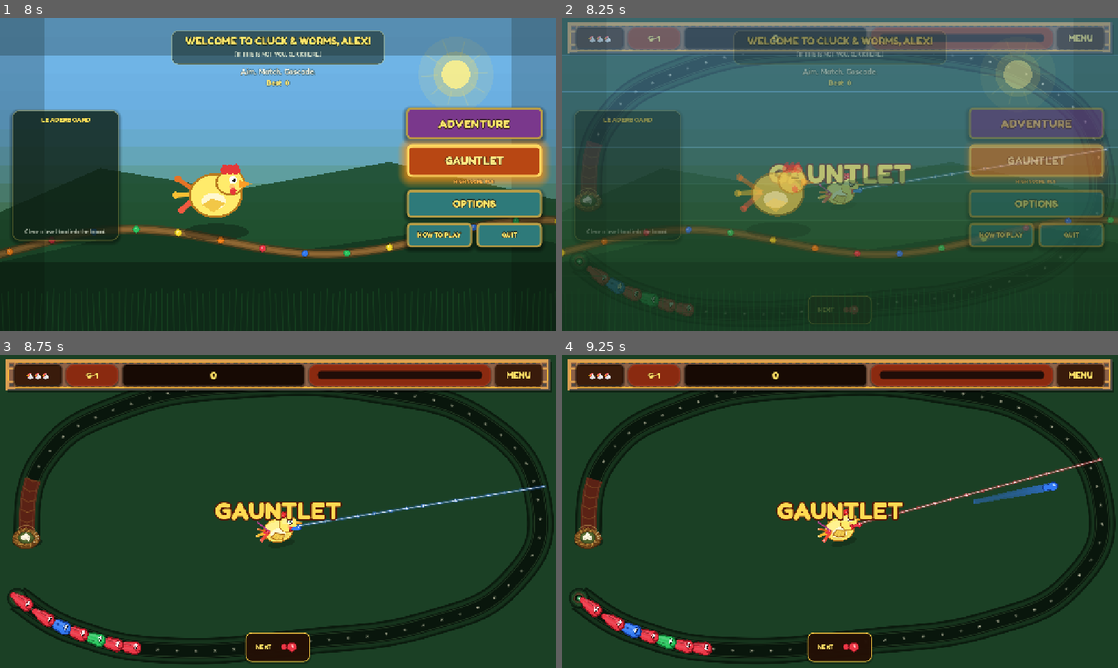
Above: before the commit, frames 1-4 (two rows, left to right).
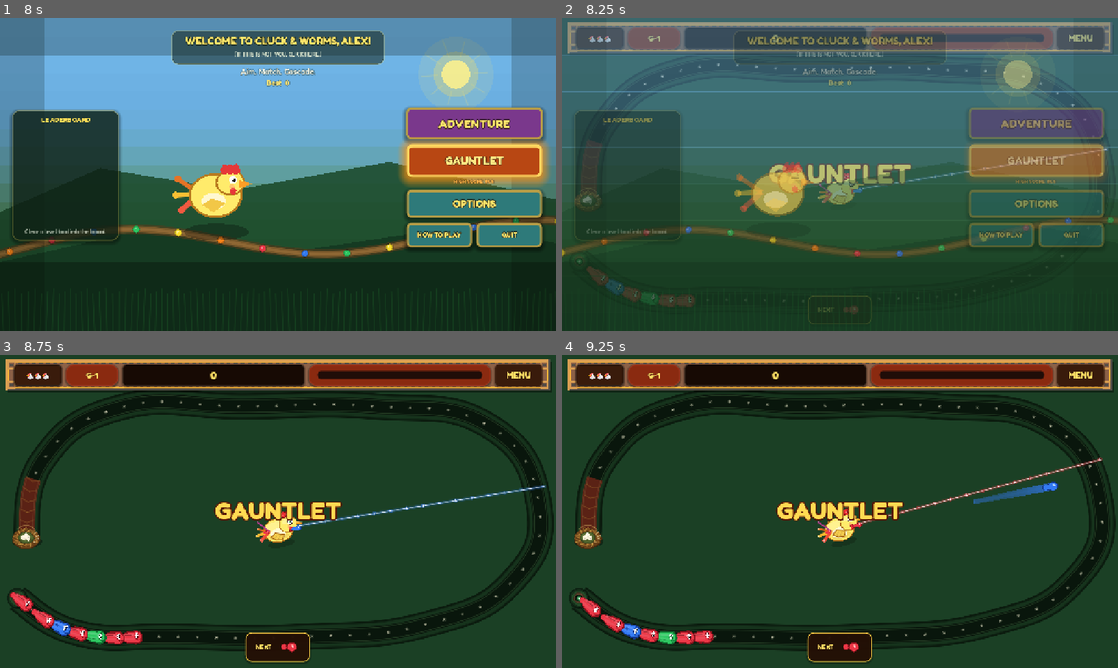
Above: after the commit, the same moments.

Repository: iyanuloluwa-Miracle/Cluck-Worms
Game: Godot game, scene res://scenes/main/Main.tscn
The game is run twice, just before and just after one commit, with the same random seed, the same clock (stepped at 60 frames per second) and the same inputs.
Inputs (mouse positions are in pixels of both pictures, inside the frame that each line leads up to):
- Up to frame 1 (8 s): click (278, 177) at 0.52 s; type "Alex" at 0.6 s; click "ADVENTURE" at 1.25 s; click "ADVENTURE" at 2 s; click "OK" at 2.75 s; click "OK" at 3.5 s; click "(IF THIS IS NOT YOU, CLICK HE…" at 4.25 s; click "GAUNTLET" at 5 s; click "Farmer Cluck" at 5.75 s; click "(IF THIS IS NOT YOU, CLICK HE…" at 6.5 s; click "Alex" at 7.25 s
- Up to frame 2 (8.25 s): click "GAUNTLET" at 8 s
- Up to frame 3 (8.75 s): no input
- Up to frame 4 (9.25 s): move the mouse to (962, 495) at 8.77 s; press the mouse at (962, 495) at 8.78 s

Frame 1 is identical in both runs. In frame 2, 0.5% of the frame differs, in the area x 4-98%, y 12-96%; in frame 3, 6.3%; in frame 4, 6.3%, in the area x 3-98%, y 11-99%.

Commit message:
Keep the worm path clear of the stone HUD bar.

Diff:
--- a/resources/progression/LevelData.gd
+++ b/resources/progression/LevelData.gd
@@ -46,4 +46,9 @@
 	var cleared: PackedVector2Array = PathFactory.ensure_chicken_clearance(
 		path_points, chicken_position, PathFactory.NEST_CLEARANCE
 	)
+	# After nest push, pull any top-edge ribbon out from under the stone HUD bar.
+	cleared = PathFactory.ensure_hud_clearance(cleared)
+	cleared = PathFactory.ensure_chicken_clearance(
+		cleared, chicken_position, PathFactory.NEST_CLEARANCE
+	)
 	return PathFactory.build_smooth_curve(cleared, path_smoothness)
--- a/scenes/level/Level.tscn
+++ b/scenes/level/Level.tscn
@@ -9,7 +9,7 @@
 [sub_resource type="Curve2D" id="Curve2D_serpentine"]
 resource_local_to_scene = true
 _data = {
-"points": PackedVector2Array(0, 0, 0, 0, 40, 560, 0, 0, 0, 0, 400, 680, 0, 0, 0, 0, 980, 620, 0, 0, 0, 0, 1240, 340, 0, 0, 0, 0, 860, 80, 0, 0, 0, 0, 280, 120, 0, 0, 0, 0, 60, 420)
+"points": PackedVector2Array(0, 0, 0, 0, 40, 560, 0, 0, 0, 0, 400, 680, 0, 0, 0, 0, 980, 620, 0, 0, 0, 0, 1240, 340, 0, 0, 0, 0, 860, 118, 0, 0, 0, 0, 280, 130, 0, 0, 0, 0, 60, 420)
 }
 point_count = 7
 
--- a/scenes/ui/HUD.tscn
+++ b/scenes/ui/HUD.tscn
@@ -37,6 +37,7 @@
 anchor_right = 1.0
 offset_bottom = 72.0
 grow_horizontal = 2
+mouse_filter = 2
 script = ExtResource("3_nav")
 
 [node name="Inner" type="MarginContainer" parent="Root/Safe/NavBar"]
--- a/scripts/level/PathFactory.gd
+++ b/scripts/level/PathFactory.gd
@@ -7,6 +7,12 @@
 const CHICKEN_NEST: Vector2 = Vector2(640, 400)
 ## Path samples stay at least this far from the chicken (worm radius + aim room).
 const NEST_CLEARANCE: float = 168.0
+## Keep the train below the carved stone HUD bar (Safe top 10 + bar 72 + worm/nest pad).
+const HUD_TOP_SAFE: float = 118.0
+## Keep clear of the bottom NEXT chip / status strip.
+const HUD_BOTTOM_SAFE: float = 648.0
+const PLAYFIELD_WIDTH: float = 1280.0
+const PLAYFIELD_MARGIN_X: float = 28.0
 
 
 static func build_smooth_curve(points: PackedVector2Array, smoothness: float = 0.42) -> Curve2D:
@@ -59,6 +65,20 @@
 	return out
 
 
+## Clamp waypoints so the chain never rides under the HUD chrome.
+static func ensure_hud_clearance(points: PackedVector2Array) -> PackedVector2Array:
+	var out := PackedVector2Array()
+	out.resize(points.size())
+	var max_x: float = PLAYFIELD_WIDTH - PLAYFIELD_MARGIN_X
+	for i: int in range(points.size()):
+		var p: Vector2 = points[i]
+		out[i] = Vector2(
+			clampf(p.x, PLAYFIELD_MARGIN_X, max_x),
+			clampf(p.y, HUD_TOP_SAFE, HUD_BOTTOM_SAFE)
+		)
+	return out
+
+
 # ---------------------------------------------------------------------------
 # Stage 1 — Farmyard Beginner (outer ribbons, wide nest)
 # ---------------------------------------------------------------------------
